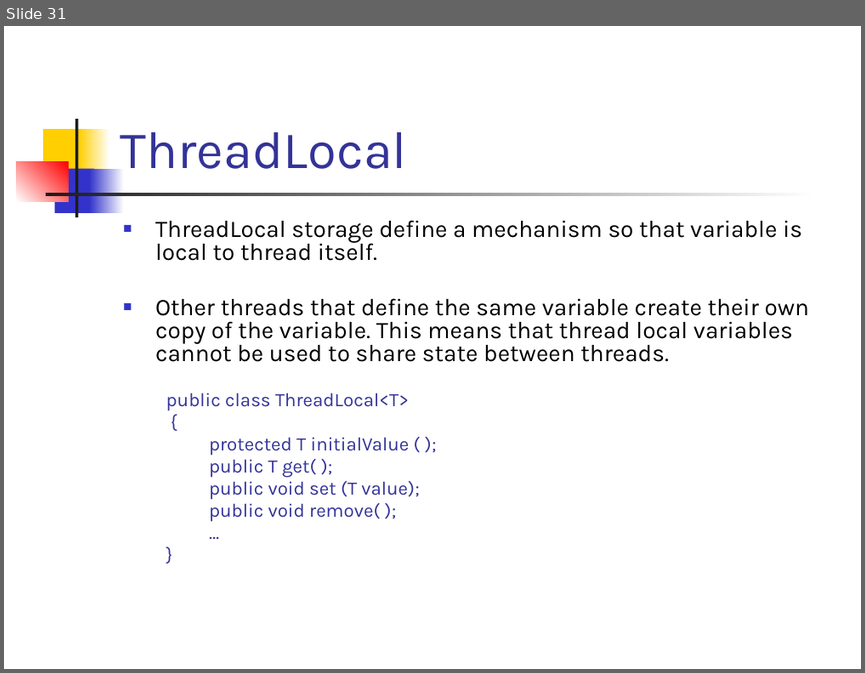
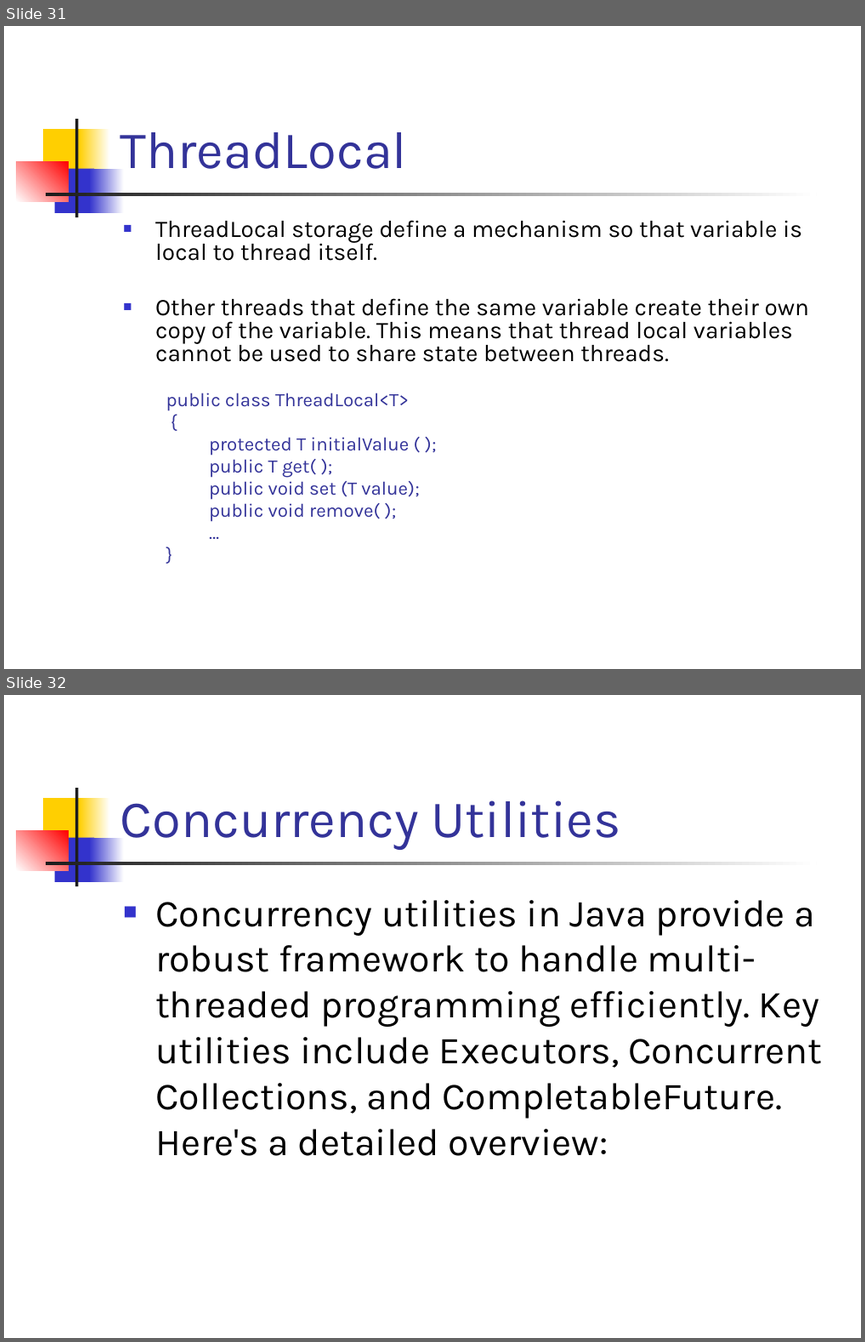
Before and after one commit to SarathaNatraj/MOBILITY-PLATFORM, a slide deck: CORE JAVA/MATERIALS/Java-Threads-and-Synchronization.pptx. Shown one above the other, each under a label of ours: slide 31 before the commit, slides 31 and 32 after it. The pictures are 865x673 and 865x1342 pixels, drawn with LibreOffice and Linux fonts; fonts in the diff are those of the drawing. Boxes give left, top, right and bottom in pixels: in the first picture for what was removed or moved away, otherwise in the second. Text is boxed around its words. In the diff, an @@ line names an element or a change of style, - is before the commit and + after.

Commit message:
Adding ThreadSafety, Concurrent collections code samples, materials

```diff
--- a/CORE JAVA/MATERIALS/Java-Threads-and-Synchronization.pptx
+++ b/CORE JAVA/MATERIALS/Java-Threads-and-Synchronization.pptx
@@ slide 32 added at (x1=4, y1=695, x2=861, y2=1338), background #FFFFFF; not listed: 7 template elements that a slide beside it also shows @@
@@ title added at (x1=120, y1=800, x2=621, y2=850), 44 pt, text #333399 @@
+Concurrency Utilities
@@ text added at (x1=155, y1=900, x2=822, y2=1156), 32 pt, text #000000 @@
+■ Concurrency utilities in Java provide a robust framework to handle multi-threaded programming efficiently. Key utilities include Executors, Concurrent Collections, and CompletableFuture. Here's a detailed overview:
```
Also in this commit, not shown: 11 other slides added, 11 other files.
